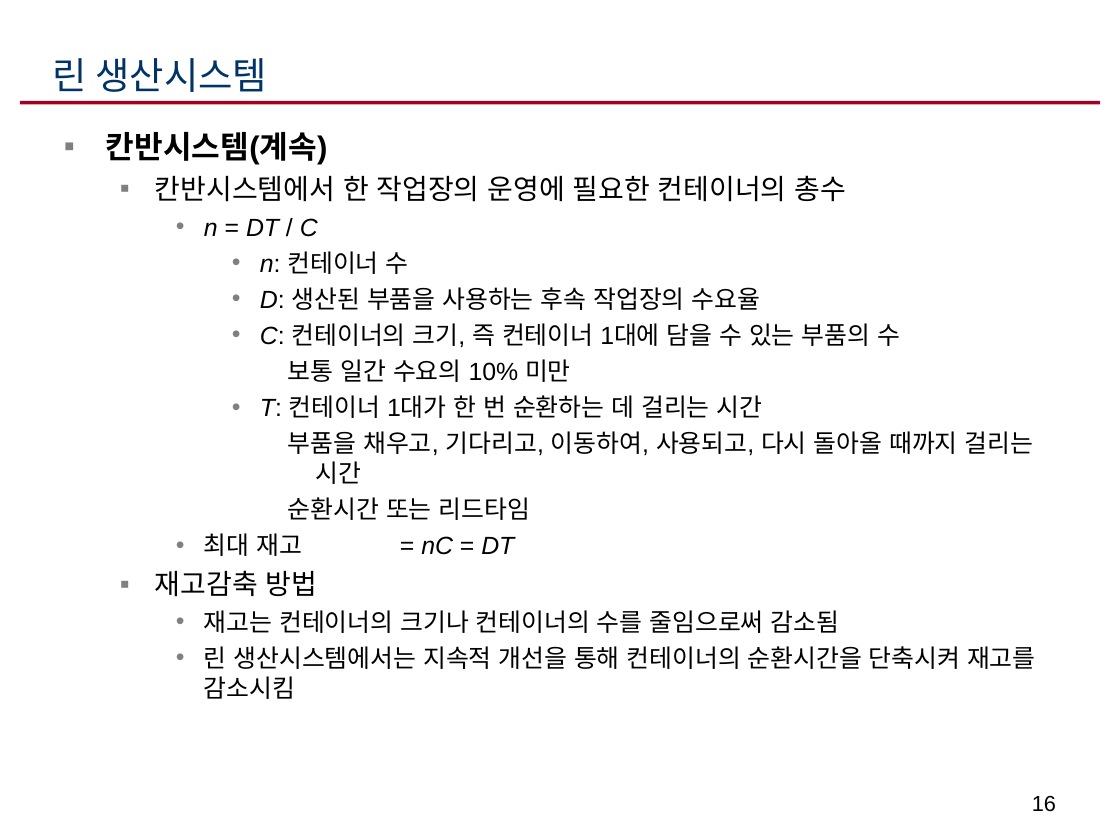
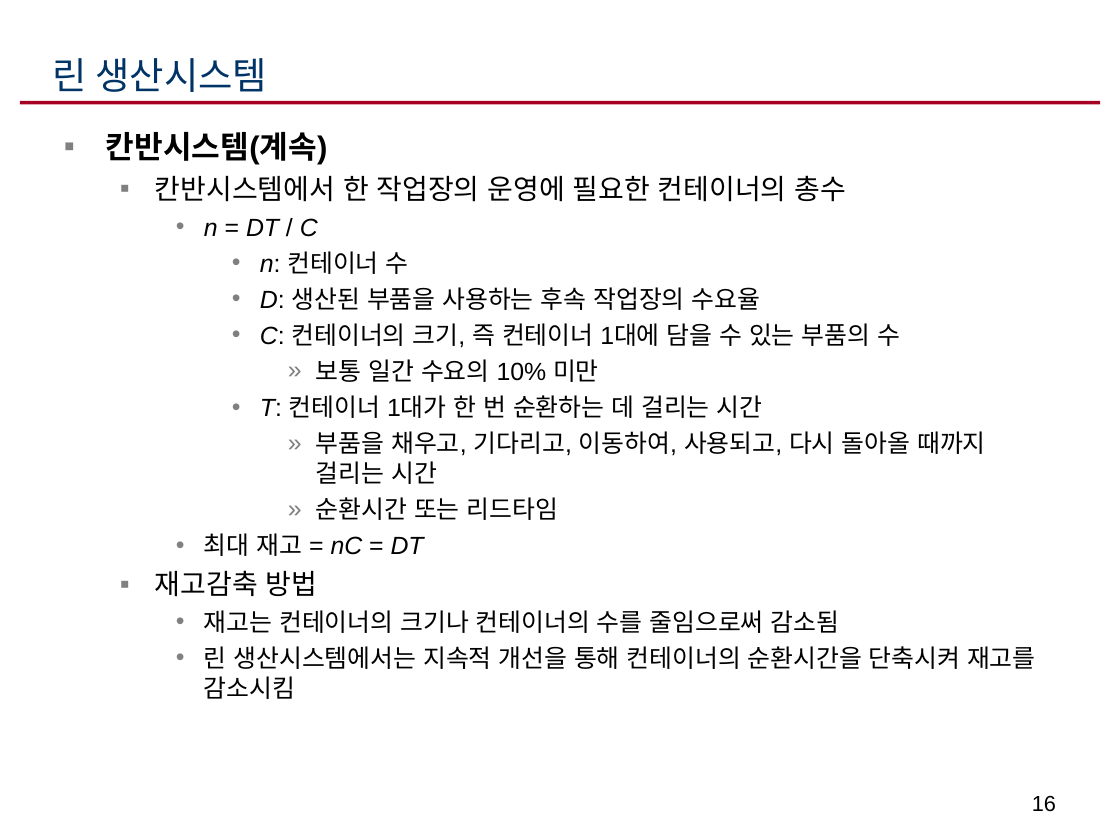
Before and after one commit to ikelab/courses, a slide deck: slide 16 of ppc2016/c14.ppt. Drawn at 1120x840 pixels with LibreOffice and Linux fonts; fonts in the diff are those of the drawing. Boxes give left, top, right and bottom in pixels: in the first picture for what was removed or moved away, otherwise in the second. Text is boxed around its words. In the diff, an @@ line names an element or a change of style, - is before the commit and + after.

```diff
--- a/ppc2016/c14.ppt
+++ b/ppc2016/c14.ppt
@@ text at (316,359,986,520): bullet none to » @@
```
Also in this commit, not shown: 1 other slide changed.
